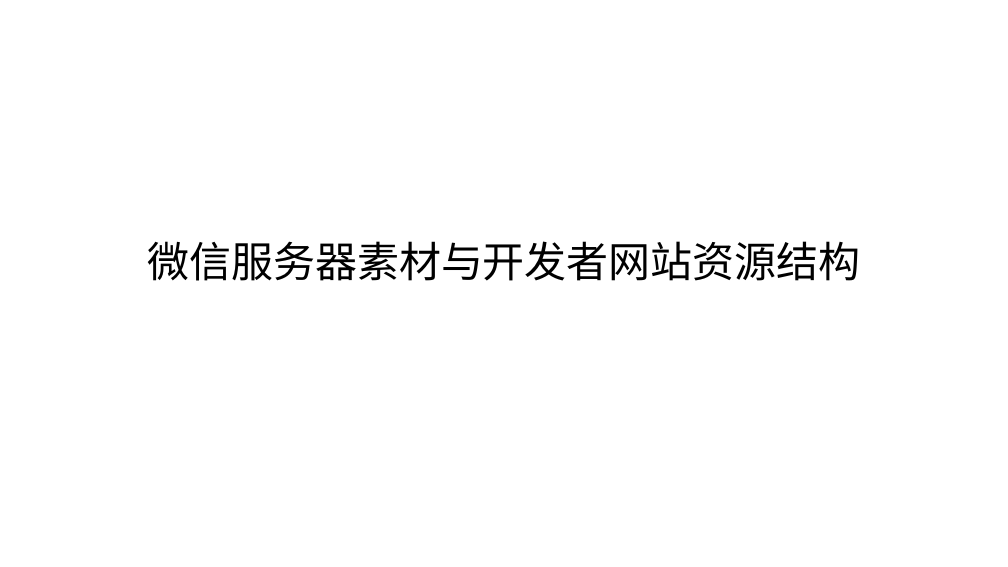
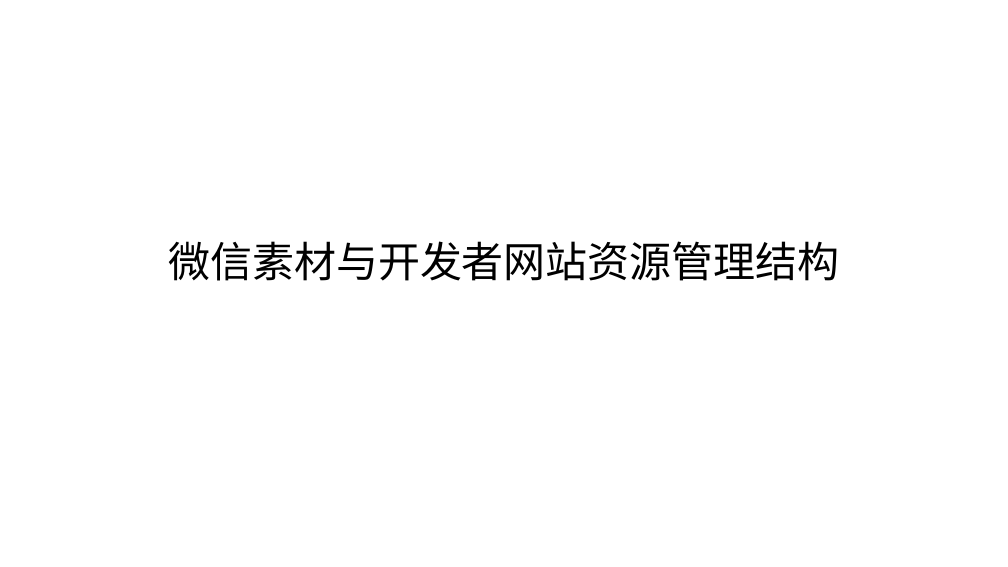
Before and after one commit to edu2act/course-wechat-and-miniprogram, a slide deck: slide 1 of ch08/设计素材与网站资源管理架构.pptx. Drawn at 1008x567 pixels with LibreOffice and Linux fonts; fonts in the diff are those of the drawing. Boxes give left, top, right and bottom in pixels: in the first picture for what was removed or moved away, otherwise in the second. Text is boxed around its words. In the diff, an @@ line names an element or a change of style, - is before the commit and + after.

```diff
--- a/ch08/设计素材与网站资源管理架构.pptx
+++ b/ch08/设计素材与网站资源管理架构.pptx
@@ title at (168,241,839,281): text changed @@
-微信服务器素材与开发者网站资源结构
+微信素材与开发者网站资源管理结构
```
Also in this commit, not shown: 2 other slides changed, 5 other files.
